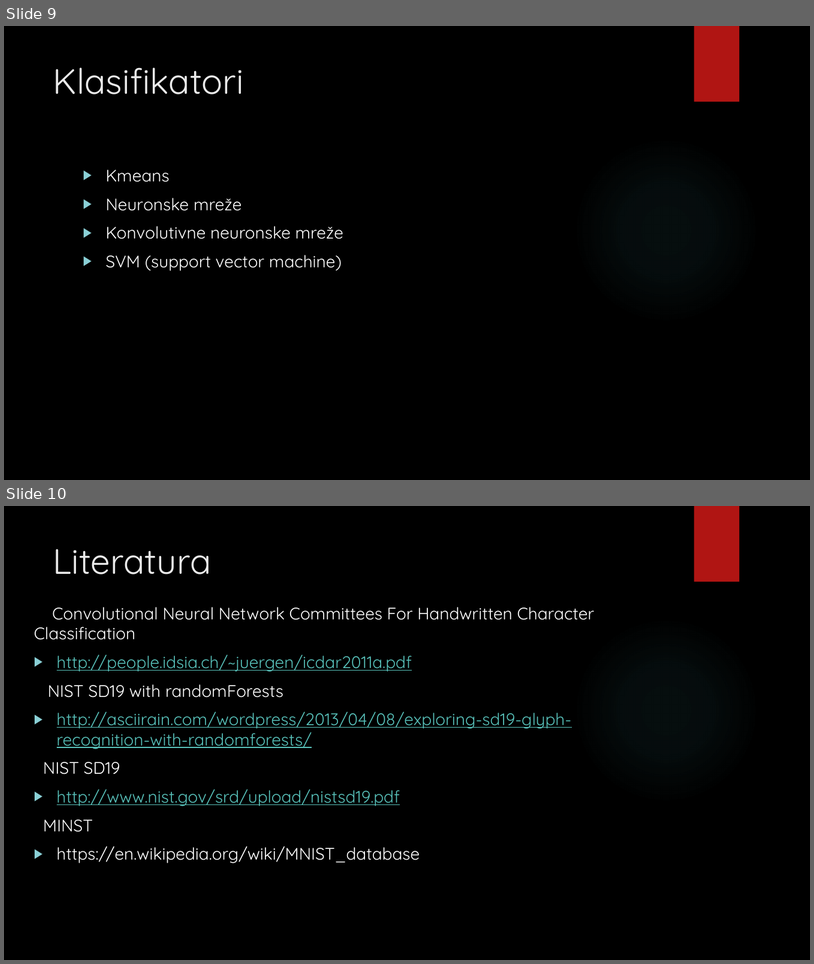
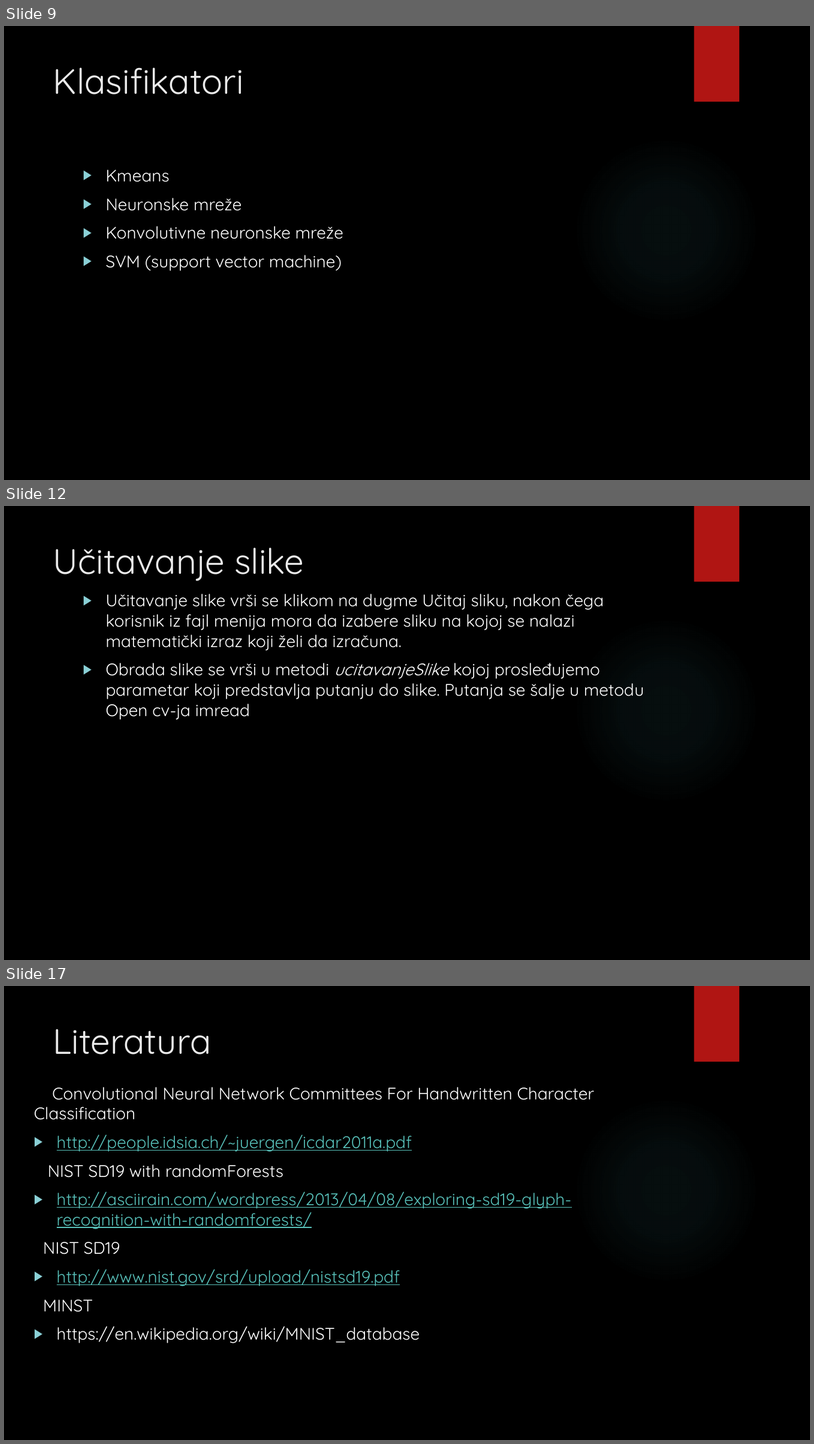
Before and after one commit to davor193/Photo-Calculator, a slide deck: photo_calculator.pptx. Shown one above the other, each under a label of ours: slides 9 and 10 before the commit, slides 9, 12 and 17 after it; the slides between them are not shown. The pictures are 814x964 and 814x1444 pixels, drawn with LibreOffice and Linux fonts; fonts in the diff are those of the drawing; background and template pictures are left out. Boxes give left, top, right and bottom in pixels: in the first picture for what was removed or moved away, otherwise in the second. Text is boxed around its words. In the diff, an @@ line names an element or a change of style, - is before the commit and + after.

```diff
--- a/photo_calculator.pptx
+++ b/photo_calculator.pptx
@@ slide 12 added at (4, 506, 810, 960), background picture (left out); not listed: 2 template elements that a slide beside it also shows @@
@@ title added at (53, 547, 305, 581), 42 pt, text #EBEBEB @@
+Učitavanje slike
@@ text added at (106, 594, 644, 720), 20 pt, text #FFFFFF @@
+▶ Učitavanje slike vrši se klikom na dugme Učitaj sliku, nakon čega korisnik iz fajl menija mora da izabere sliku na kojoj se nalazi matematički izraz koji želi da izračuna.
+▶ Obrada slike se vrši u metodi ucitavanjeSlike kojoj prosleđujemo parametar koji predstavlja putanju do slike. Putanja se šalje u metodu Open cv-ja imread
@@ what was slide 10 is now slide 17 @@
```
Also in this commit, not shown: 6 other slides added.
